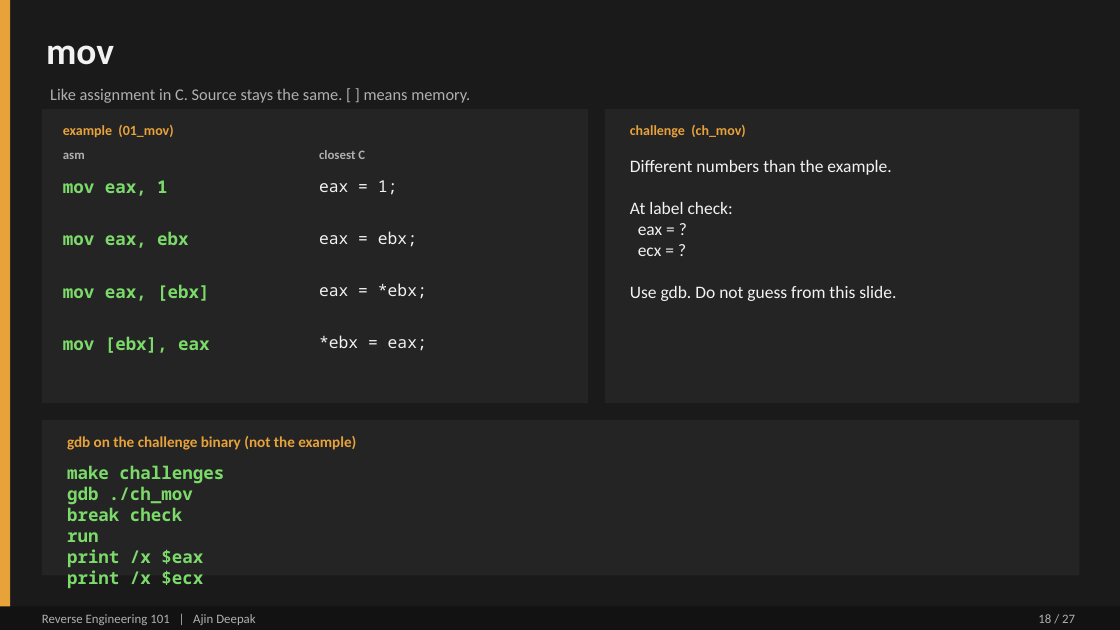
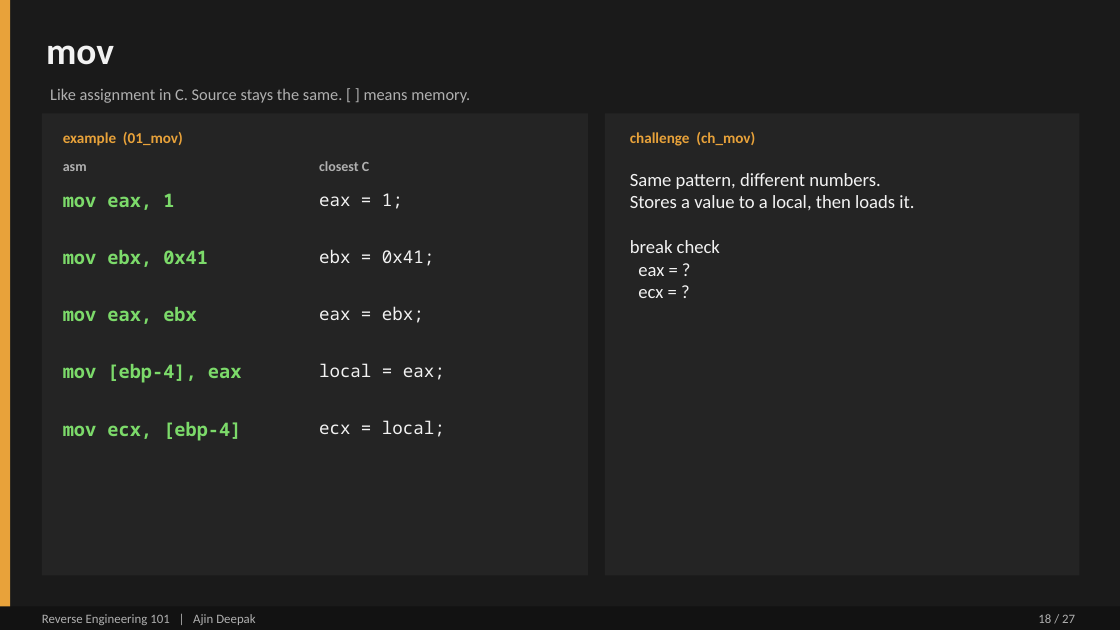
Before and after one commit to DERE-ad2001/reverse-engineering-101, a slide deck: slide 18 of Reverse Engineering 101.pptx. Drawn at 1120x630 pixels with LibreOffice and Linux fonts; fonts in the diff are those of the drawing. Boxes give left, top, right and bottom in pixels: in the first picture for what was removed or moved away, otherwise in the second. Text is boxed around its words. In the diff, an @@ line names an element or a change of style, - is before the commit and + after.

```diff
--- a/Reverse Engineering 101.pptx
+++ b/Reverse Engineering 101.pptx
@@ rectangle: place and size @@
-rectangle at [42, 109, 588, 403]
+rectangle at [42, 113, 588, 576]
@@ rectangle: place and size @@
-rectangle at [605, 109, 1080, 403]
+rectangle at [605, 113, 1080, 576]
@@ text "example (01_mov)" at [63, 132, 183, 146]: size 12 to 13 pt @@
@@ text "challenge (ch_mov)" at [630, 132, 755, 146]: size 12 to 13 pt @@
@@ text "asm": place and size @@
-text "asm" at [63, 153, 85, 159]
+text "asm" at [63, 164, 87, 171]
@@ text "asm" at [63, 164, 87, 171]: size 11 to 12 pt @@
@@ text "closest C": place and size @@
-text "closest C" at [319, 150, 365, 159]
+text "closest C" at [319, 161, 369, 171]
@@ text "closest C" at [319, 161, 369, 171]: size 11 to 12 pt @@
@@ text removed at [630, 160, 896, 301] @@
-Different numbers than the example.
-At label check:
-eax = ?
-ecx = ?
-Use gdb. Do not guess from this slide.
@@ text added at [630, 173, 914, 298], 16 pt, text #F2F2F2 @@
+Same pattern, different numbers.
+Stores a value to a local, then loads it.
+break check
+eax = ?
+ecx = ?
@@ text "mov eax, 1": place and size @@
-text "mov eax, 1" at [63, 180, 167, 196]
+text "mov eax, 1" at [63, 193, 174, 210]
@@ text "mov eax, 1" at [63, 193, 174, 210]: size 15 to 16 pt @@
@@ text "eax = 1;": place and size @@
-text "eax = 1;" at [319, 180, 398, 195]
+text "eax = 1;" at [319, 193, 403, 209]
@@ text "eax = 1;" at [319, 193, 403, 209]: size 14 to 15 pt @@
@@ text at [63, 250, 208, 267]: text changed; size 15 to 16 pt @@
-mov eax, ebx
+mov ebx, 0x41
@@ text at [319, 249, 434, 266]: text changed; size 14 to 15 pt @@
-eax = ebx;
+ebx = 0x41;
@@ text at [63, 307, 197, 324]: text changed; size 15 to 16 pt @@
-mov eax, [ebx]
+mov eax, ebx
@@ text at [319, 306, 424, 323]: text changed; size 14 to 15 pt @@
-eax = *ebx;
+eax = ebx;
@@ text at [63, 364, 242, 383]: text changed; size 15 to 16 pt @@
-mov [ebx], eax
+mov [ebp-4], eax
@@ text at [319, 363, 445, 380]: text changed; size 14 to 15 pt @@
-*ebx = eax;
+local = eax;
@@ rectangle removed at [42, 420, 1080, 576] @@
@@ text added at [63, 422, 241, 441], 16 pt, text #7CDA6A, bold @@
+mov ecx, [ebp-4]
@@ text removed at [67, 436, 356, 450] @@
-gdb on the challenge binary (not the example)
@@ text added at [319, 420, 445, 437], 15 pt, text #F2F2F2 @@
+ecx = local;
@@ text removed at [67, 465, 224, 588] @@
-make challenges
-gdb ./ch_mov
-break check
-run
-print /x $eax
-print /x $ecx
```
Also in this commit, not shown: 6 other slides changed.
